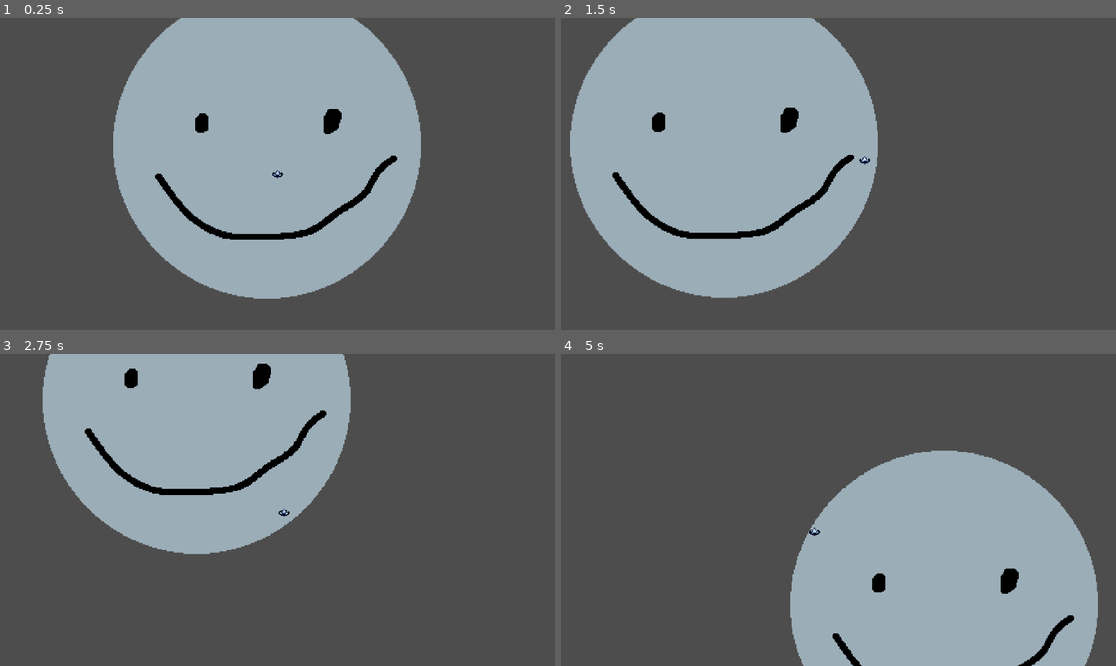
Above: before the commit, frames 1-4 (two rows, left to right).
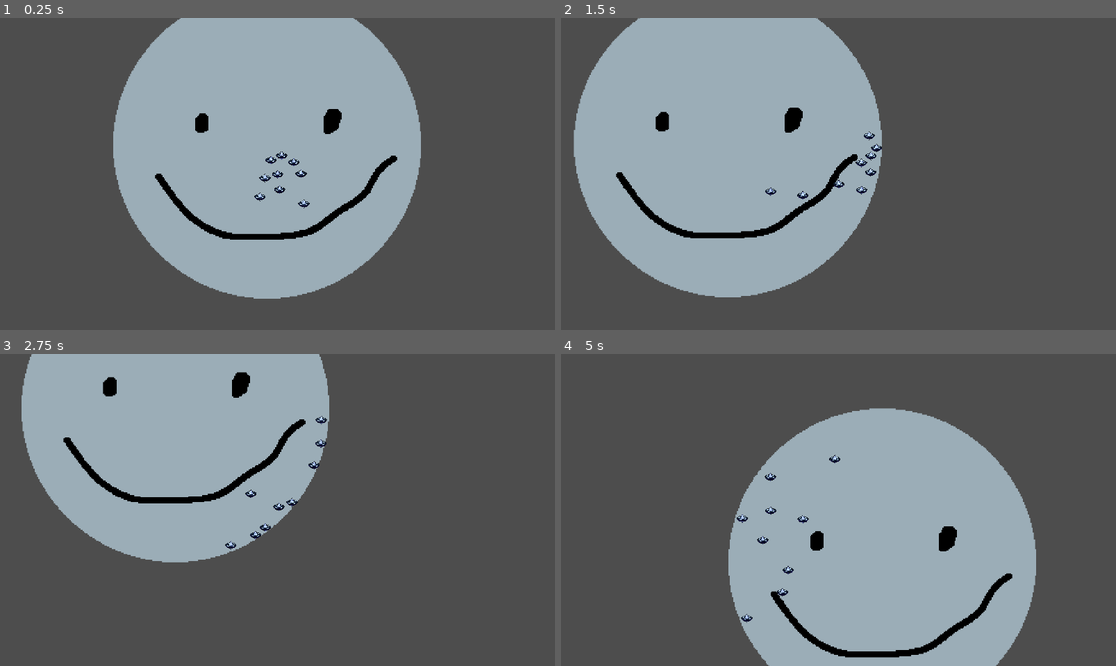
Above: after the commit, the same moments.

Repository: Dragos-Lup/spin
Game: Godot game, scene res://scenes/testing_scene.tscn
Same seed, same stepped clock (60 frames per second), same inputs: the game is played once before the commit and once after it.
Inputs (mouse positions are in pixels of both pictures, inside the frame that each line leads up to):
- Up to frame 1 (0.25 s): no input
- Up to frame 2 (1.5 s): move the mouse to (960, 158) at 0.52 s; hold D (right) 0.53-1.28 s; click (960, 158) at 0.6 s; move the mouse to (727, 189) at 1.27 s; hold S (down) from 1.28 s (still down); click (727, 189) at 1.35 s
- Up to frame 3 (2.75 s): move the mouse to (333, 441) at 2.02 s; release S (down) at 2.03 s; hold D (right) from 2.03 s (still down); click (333, 441) at 2.1 s
- Up to frame 4 (5 s): move the mouse to (810, 572) at 2.77 s; release D (right) at 2.78 s; hold W (up) 2.78-3.53 s; click (810, 572) at 2.85 s; move the mouse to (1005, 556) at 3.52 s; hold A (left) from 3.53 s (still down); click (1005, 556) at 3.6 s; move the mouse to (672, 463) at 4.27 s; click (672, 463) at 4.35 s

The runs differ from the first frame. In frame 1, 0.3% of the frame differs, in the area x 45-56%, y 42-62%; in frame 2, 2.6%; in frame 3, 8.4%; in frame 4, 21%, in the area x 30-97%, y 17-100%.

Commit message:
erm nothing dont worry about

Diff:
--- a/scenes/testing_scene.tscn
+++ b/scenes/testing_scene.tscn
@@ -16,6 +16,38 @@
 [node name="Camera2D" type="Camera2D" parent="MainSpinner"]
 process_callback = 0
 position_smoothing_enabled = true
+
+[node name="MainSpinner2" parent="." instance=ExtResource("1_3mtgv")]
+z_index = 5
+position = Vector2(913, 710)
+
+[node name="MainSpinner3" parent="." instance=ExtResource("1_3mtgv")]
+z_index = 5
+position = Vector2(981, 685)
+
+[node name="MainSpinner4" parent="." instance=ExtResource("1_3mtgv")]
+z_index = 5
+position = Vector2(1030, 590)
+
+[node name="MainSpinner5" parent="." instance=ExtResource("1_3mtgv")]
+z_index = 5
+position = Vector2(1055, 630)
+
+[node name="MainSpinner6" parent="." instance=ExtResource("1_3mtgv")]
+z_index = 5
+position = Vector2(1065, 734)
+
+[node name="MainSpinner7" parent="." instance=ExtResource("1_3mtgv")]
+z_index = 5
+position = Vector2(930, 645)
+
+[node name="MainSpinner8" parent="." instance=ExtResource("1_3mtgv")]
+z_index = 5
+position = Vector2(951, 583)
+
+[node name="MainSpinner9" parent="." instance=ExtResource("1_3mtgv")]
+z_index = 5
+position = Vector2(988, 567)
 
 [node name="Area2D" type="StaticBody2D" parent="."]
 position = Vector2(938, 531)
--- a/scripts/main_character.gd
+++ b/scripts/main_character.gd
@@ -5,13 +5,12 @@
 const DASH_SPEED = 2000.0
 const FRICTION = 20.0 ## calling this friction is evil, it's the value move_toward uses.
 const BOUNCY = .8
+const DASH_SLOW = .2
 
 @onready var animation_tree: AnimationTree = $AnimationTree
 
 @onready var state_machine = animation_tree.get("parameters/playback")
 
-var canDash = true
-var dashing = false
 var dash_start_time = 0
 
 func _physics_process(delta: float) -> void:
@@ -21,13 +20,11 @@
 	if Input.is_action_just_pressed("dash"):
 		dash_start_time = Time.get_ticks_msec()
 		state_machine.travel("jump")
-		MAX_SPEED *= .25
-		canDash = false
-		dashing = true
+		MAX_SPEED *= DASH_SLOW
 
 	if Input.is_action_just_released("dash"):
-		assert(MAX_SPEED == 250)  ## This will need to be removed in final build
-		MAX_SPEED *= 4
+		assert(MAX_SPEED == 200)  ## This will need to be removed in final build
+		MAX_SPEED *= 1 / DASH_SLOW
 		var chargetime = Time.get_ticks_msec() - dash_start_time
 		if (chargetime) > 850:
 			var dash_vector = (get_global_mouse_position() - global_position).normalized()
Binary file added: asesprite/dragosbad/dummy.aseprite
Not shown, added: asesprite/dragosbad/dummy.aseprite.import
Binary file added: asesprite/dragosbad/dummy.png
Not shown, added: asesprite/dragosbad/dummy.png.import
